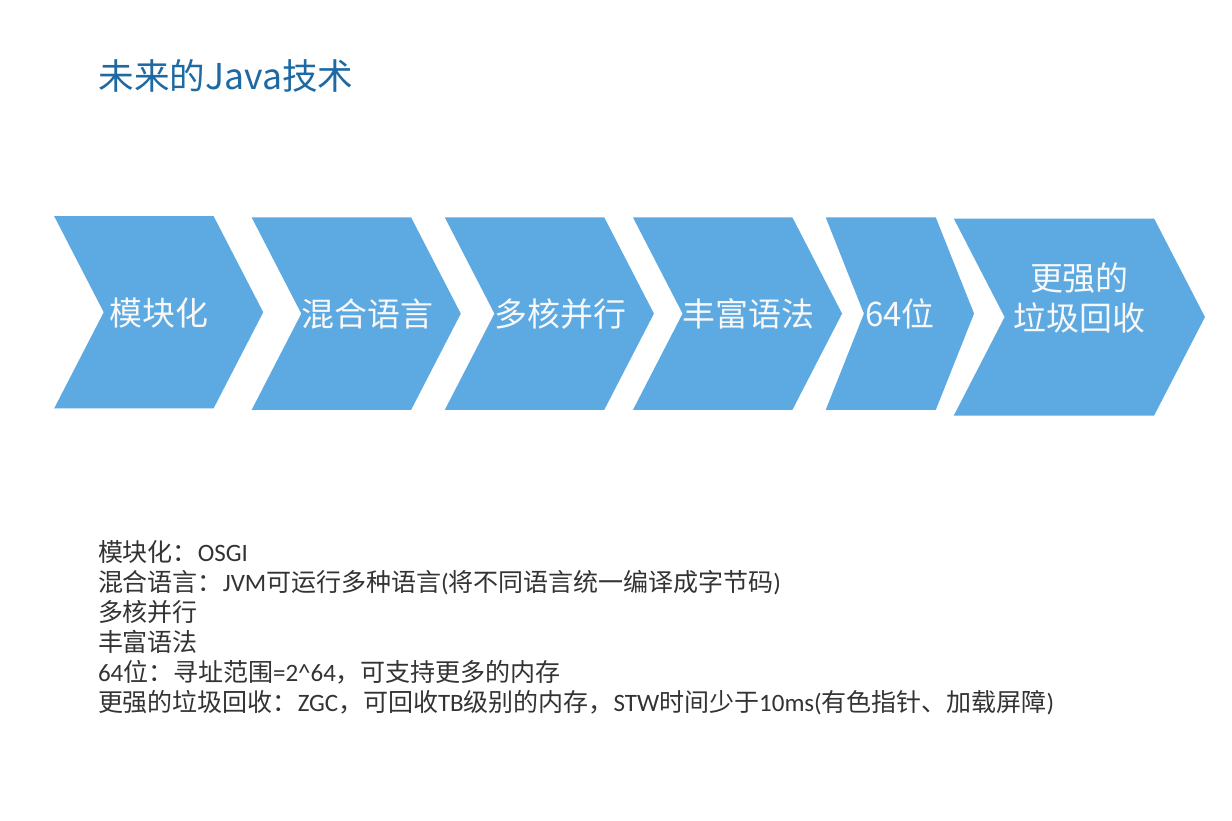
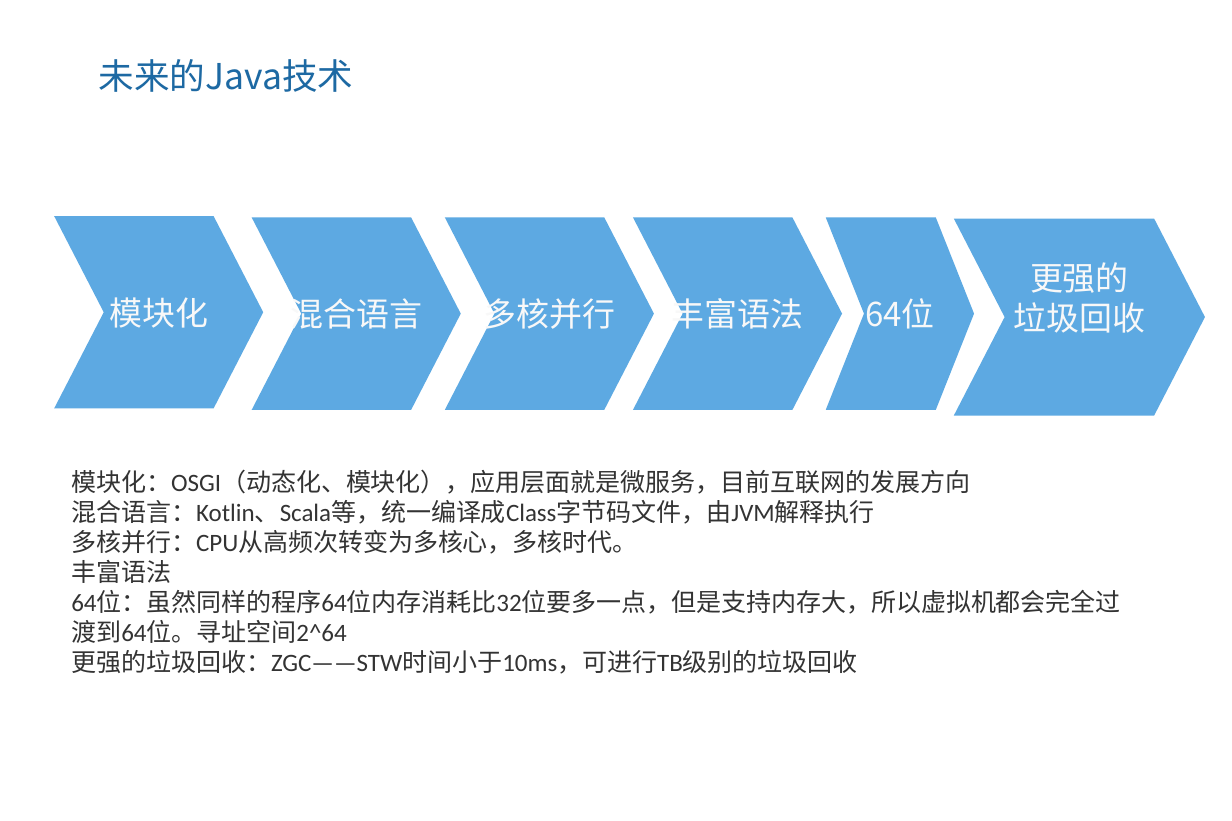
Before and after one commit to ZhangShenao/architect, a slide deck: slide 6 of architect/jvm/1、虚拟机的前世今生，深入理解JVM内存区域.pptx. Drawn at 1232x821 pixels with LibreOffice and Linux fonts; fonts in the diff are those of the drawing; background and template pictures are left out. Boxes give left, top, right and bottom in pixels: in the first picture for what was removed or moved away, otherwise in the second. Text is boxed around its words. In the diff, an @@ line names an element or a change of style, - is before the commit and + after.

```diff
--- a/architect/jvm/1、虚拟机的前世今生，深入理解JVM内存区域.pptx
+++ b/architect/jvm/1、虚拟机的前世今生，深入理解JVM内存区域.pptx
@@ text "模块化：OSGI（动态化、模块化），应用层面就是微服务，目前互联网的发展方向": place and size @@
-text "模块化：OSGI（动态化、模块化），应用层面就是微服务，目前互联网的发展方向" at [98, 540, 1054, 715]
+text "模块化：OSGI（动态化、模块化），应用层面就是微服务，目前互联网的发展方向" at [71, 469, 1121, 674]
@@ text at [71, 469, 970, 554]: text changed @@
-模块化：OSGI
-混合语言：JVM可运行多种语言(将不同语言统一编译成字节码)
-多核并行
+模块化：OSGI（动态化、模块化），应用层面就是微服务，目前互联网的发展方向
+混合语言：Kotlin、Scala等，统一编译成Class字节码文件，由JVM解释执行
+多核并行：CPU从高频次转变为多核心，多核时代。
@@ text at [71, 591, 1121, 674]: text changed @@
-64位：寻址范围=2^64，可支持更多的内存
-更强的垃圾回收：ZGC，可回收TB级别的内存，STW时间少于10ms(有色指针、加载屏障)
+64位：虽然同样的程序64位内存消耗比32位要多一点，但是支持内存大，所以虚拟机都会完全过 渡到64位。寻址空间2^64
+更强的垃圾回收：ZGC——STW时间小于10ms，可进行TB级别的垃圾回收
```
Also in this commit, not shown: 12 other slides changed, 5 other files.
